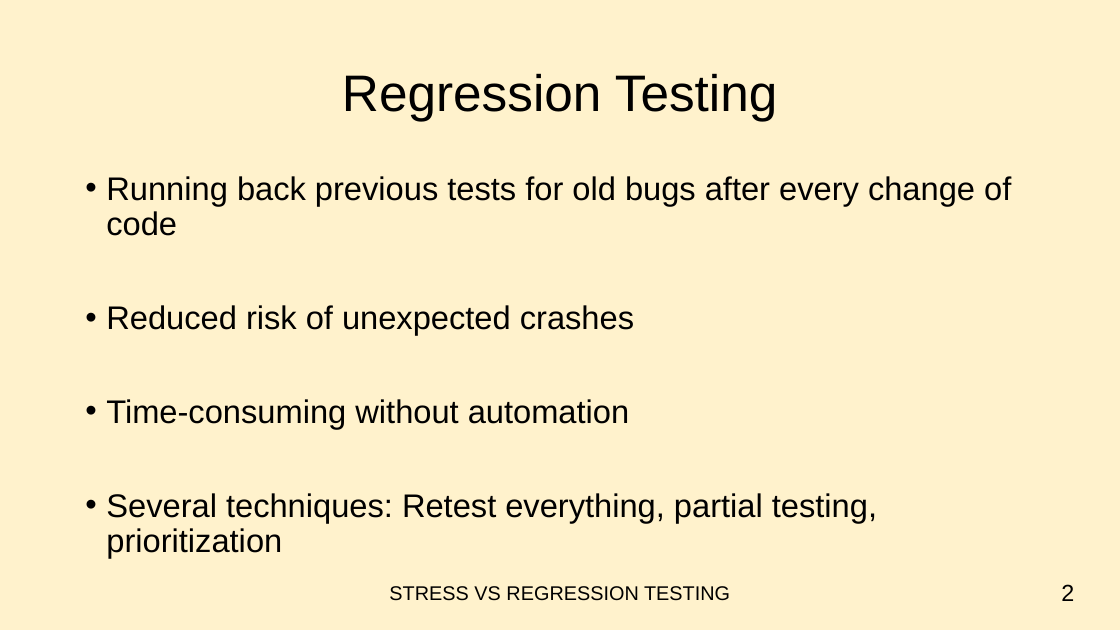
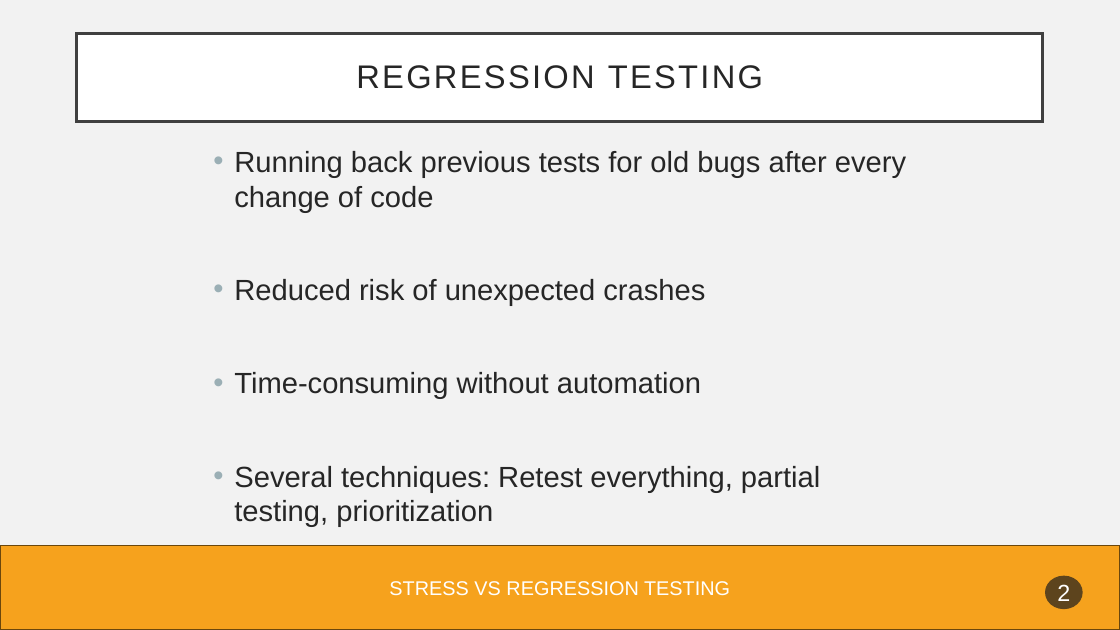
Before and after one commit to FotisFarm/PT_Test, a slide deck: slide 3 of Exercise_4/Ex4.pptx. Drawn at 1120x630 pixels with LibreOffice and Linux fonts; fonts in the diff are those of the drawing. Boxes give left, top, right and bottom in pixels: in the first picture for what was removed or moved away, otherwise in the second. Text is boxed around its words. In the diff, an @@ line names an element or a change of style, - is before the commit and + after.

```diff
--- a/Exercise_4/Ex4.pptx
+++ b/Exercise_4/Ex4.pptx
@@ background #FFF2CC to #F2F2F2 @@
@@ rectangle "REGRESSION TESTING": place and size @@
-rectangle "REGRESSION TESTING" at box(342, 73, 778, 121)
+rectangle "REGRESSION TESTING" at box(77, 34, 1044, 122)
@@ rectangle "REGRESSION TESTING" at box(77, 34, 1044, 122): fill none to #FFFFFF; outline none to #404040 2.5 pt @@
@@ text in rectangle at box(356, 65, 763, 89): text changed; size 44 to 28 pt; text colour #000000 to #262626 @@
-Regression Testing
+REGRESSION TESTING
@@ text "Running back previous tests for ...": place and size @@
-text "Running back previous tests for ..." at box(106, 176, 1011, 558)
+text "Running back previous tests for ..." at box(234, 151, 906, 527)
@@ text "Running back previous tests for ..." at box(234, 151, 906, 527): size 28 to 25 pt, text colour #000000 to #262626; line spacing 0.9 to 1 @@
@@ rectangle added at box(0, 545, 1120, 630), fill #F6A21D, outline #6C470D 1 pt @@
@@ text "STRESS VS REGRESSION TESTING" at box(389, 581, 730, 596): text colour #000000 to #FFFFFF @@
@@ ellipse "2": place and size @@
-ellipse "2" at box(1061, 584, 1074, 601)
+ellipse "2" at box(1045, 576, 1083, 609)
@@ ellipse "2" at box(1045, 576, 1083, 609): text colour #000000 to #FFFFFF; alignment right to centre; fill none to #1D1D1D at 70% opacity @@
```
Also in this commit, not shown: 9 other slides changed.
